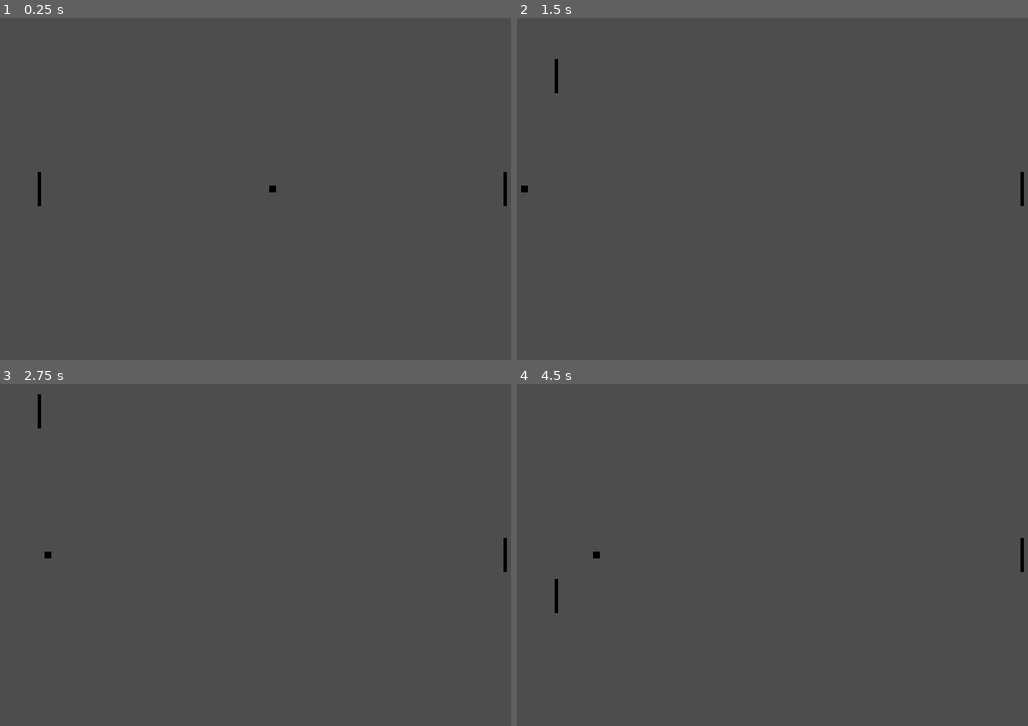
Above: before the commit, frames 1-4 (two rows, left to right).
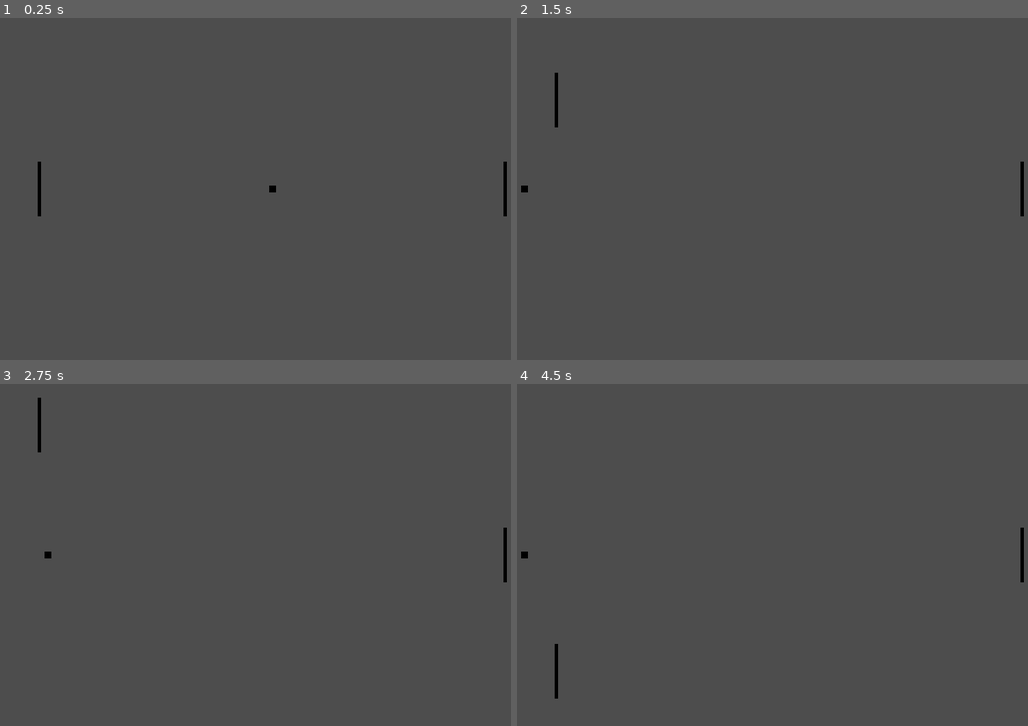
Above: after the commit, the same moments.

Repository: Demoli/GodotPong
Game: Godot game, scene res://Game.tscn
Same seed, same stepped clock (60 frames per second), same inputs: the game is played once before the commit and once after it.
Inputs:
- Up to frame 1 (0.25 s): no input
- Up to frame 2 (1.5 s): tap Enter at 0.5 s; hold W (paddle_up) 0.53-1.28 s; tap Space (serve) at 0.6, 1.35 s; hold S (paddle_down) from 1.28 s (still down)
- Up to frame 3 (2.75 s): release S (paddle_down) at 2.03 s; hold W (paddle_up) from 2.03 s (still down); tap Space (serve) at 2.1 s
- Up to frame 4 (4.5 s): tap Space (serve) at 2.85, 3.6, 4.35 s; release W (paddle_up) at 3.53 s; hold S (paddle_down) from 3.53 s (still down)

The runs differ from the first frame. In frame 1, less than 0.1% of the frame differs, in the area x 7-100%, y 42-58%; in frame 2, 0.1%; in frame 3, less than 0.1%; in frame 4, 0.3%, in the area x 0-100%, y 42-92%.

Commit message:
feat: Increase paddle size

Diff:
--- a/Ball/Ball.gd
+++ b/Ball/Ball.gd
@@ -5,7 +5,8 @@
 
 @export var serve_angle_range = 0
 
-@export var max_deflect_angle := 45
+@export var min_deflect_angle := 15
+@export var max_deflect_angle := 50
 
 func _physics_process(delta):
 	if Input.is_action_just_released("serve"):
@@ -13,16 +14,16 @@
 
 	var c = move_and_collide(velocity * delta)
 	if c:
-		var col_position = (c.get_collider().global_position.y - global_position.y)
-
 		velocity = velocity.bounce(c.get_normal())
 
 		if c.get_collider() is Paddle:
 			var deflect := 0.0
+			var col_position = (c.get_collider().global_position.y - global_position.y)
+			var segment_size = ceil(c.get_collider().get_node("Sprite2D").get_rect().size.y / 3)
 
-			if col_position >= 10:  # top
-				deflect = randf_range(5, -max_deflect_angle)
-			elif col_position <= -10: # bottom
-				deflect = randf_range(5, max_deflect_angle)
+			if col_position >= segment_size:  # top
+				deflect = randf_range(-min_deflect_angle, -max_deflect_angle)
+			elif col_position <= -segment_size: # bottom
+				deflect = randf_range(min_deflect_angle, max_deflect_angle)
 
 			velocity = velocity.rotated(deg_to_rad(deflect))
--- a/Paddle/AIPaddle.gd
+++ b/Paddle/AIPaddle.gd
@@ -5,6 +5,9 @@
 func _physics_process(delta):
 	var direction = position.direction_to(ball.position).y
 
-	velocity = Vector2(0, direction * speed)
+	if direction:
+		velocity = Vector2(0, direction * speed)
+	else:
+		velocity = Vector2()
 
-	move_and_collide(velocity)
+	super(delta)
--- a/Paddle/Paddle.gd
+++ b/Paddle/Paddle.gd
@@ -1,7 +1,7 @@
 class_name Paddle
 extends CharacterBody2D
 
-@export var speed = 300
+@export var speed = 400
 
 func _physics_process(delta):
 
--- a/Paddle/Paddle.tscn
+++ b/Paddle/Paddle.tscn
@@ -1,15 +1,12 @@
-[gd_scene load_steps=5 format=3 uid="uid://bn7gnnjje7umg"]
+[gd_scene load_steps=4 format=3 uid="uid://bn7gnnjje7umg"]
 
 [ext_resource type="Script" path="res://Paddle/Paddle.gd" id="1_2w5ce"]
 
 [sub_resource type="PlaceholderTexture2D" id="PlaceholderTexture2D_1el04"]
-size = Vector2(5, 50)
+size = Vector2(5, 80)
 
 [sub_resource type="RectangleShape2D" id="RectangleShape2D_utint"]
-size = Vector2(5, 50)
-
-[sub_resource type="RectangleShape2D" id="RectangleShape2D_8d5wn"]
-size = Vector2(5, 17)
+size = Vector2(5, 80)
 
 [node name="Paddle" type="CharacterBody2D"]
 motion_mode = 1
@@ -20,32 +17,4 @@
 texture = SubResource("PlaceholderTexture2D_1el04")
 
 [node name="CollisionShape2D" type="CollisionShape2D" parent="."]
-visible = false
 shape = SubResource("RectangleShape2D_utint")
-
-[node name="ContactTop" type="Area2D" parent="."]
-position = Vector2(0, -8)
-metadata/_edit_lock_ = true
-metadata/_edit_group_ = true
-
-[node name="CollisionShape2D" type="CollisionShape2D" parent="ContactTop"]
-position = Vector2(0, -9)
-shape = SubResource("RectangleShape2D_8d5wn")
-
-[node name="ContactMiddle" type="Area2D" parent="."]
-position = Vector2(0, 10)
-metadata/_edit_lock_ = true
-metadata/_edit_group_ = true
-
-[node name="CollisionShape2D" type="CollisionShape2D" parent="ContactMiddle"]
-position = Vector2(0, -10)
-shape = SubResource("RectangleShape2D_8d5wn")
-
-[node name="ContactBottom" type="Area2D" parent="."]
-position = Vector2(0, 27)
-metadata/_edit_lock_ = true
-metadata/_edit_group_ = true
-
-[node name="CollisionShape2D" type="CollisionShape2D" parent="ContactBottom"]
-position = Vector2(0, -10)
-shape = SubResource("RectangleShape2D_8d5wn")
